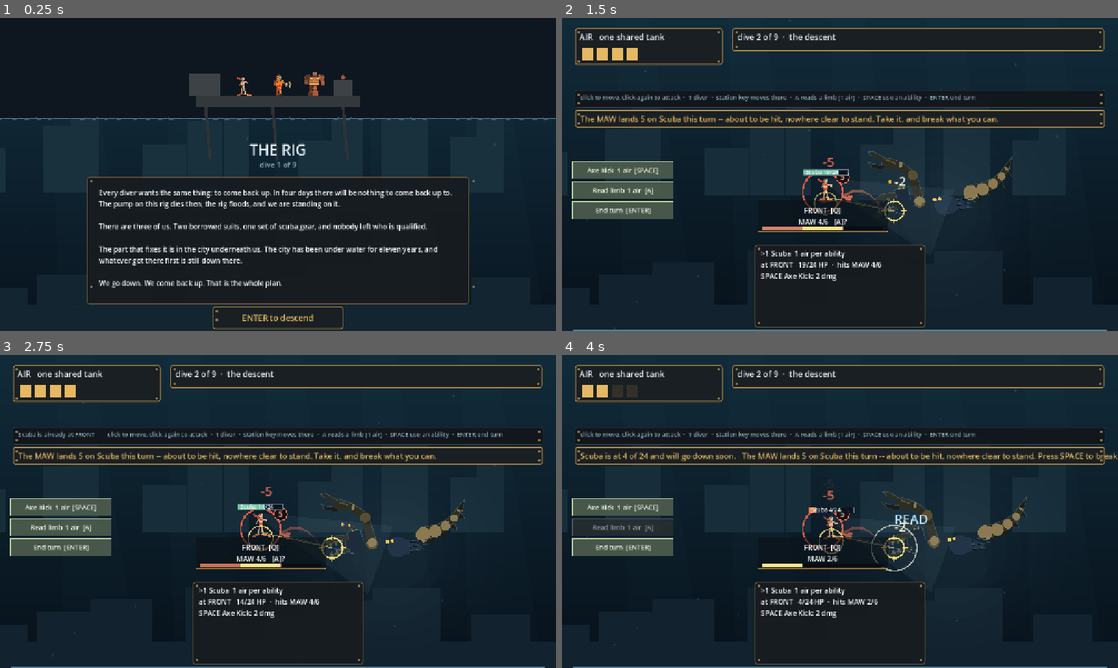
Above: before the commit, frames 1-4 (two rows, left to right).
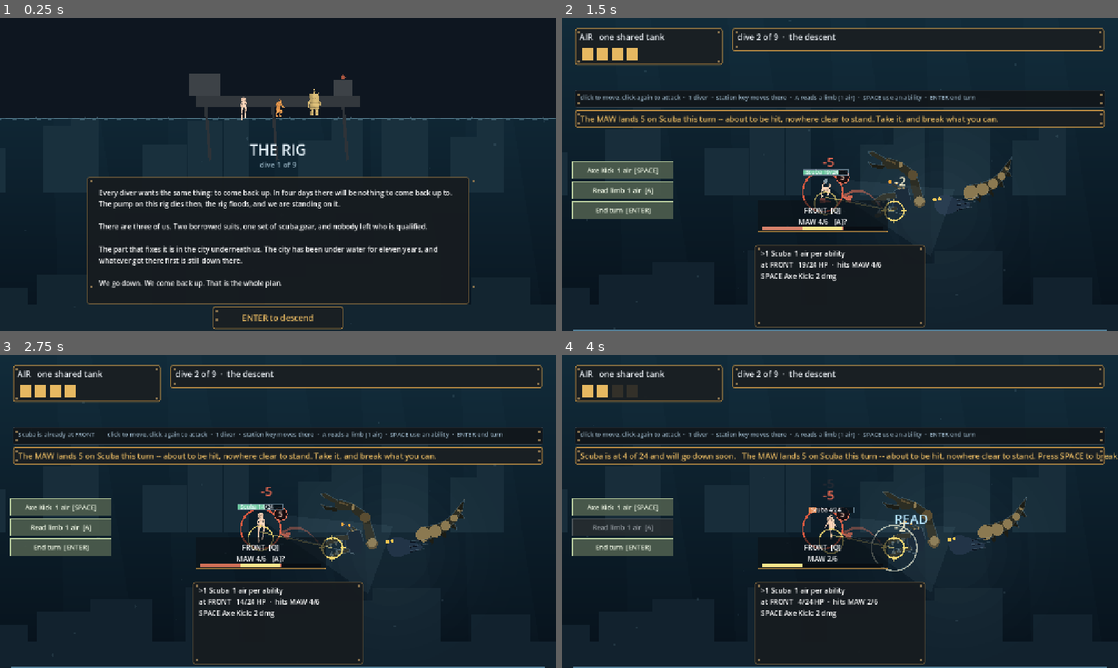
Above: after the commit, the same moments.

Repository: ImmortalDemonGod/salvage
Game: Godot game, scene res://game/main.tscn
Two runs of this game, one before a commit and one after it. Both use one fixed random seed, a clock stepped at 60 frames per second and the inputs below.
Inputs (mouse positions are in pixels of both pictures, inside the frame that each line leads up to):
- Up to frame 1 (0.25 s): no input
- Up to frame 2 (1.5 s): tap Enter at 0.5, 1.25 s; move the mouse to (962, 158) at 0.52 s; hold Right 0.53-1.25 s; tap 1 at 0.6 s; click (962, 158) at 0.67 s; tap Space at 0.77 s; drag from (728, 190) to (812, 237) at 1.27 s
- Up to frame 3 (2.75 s): tap Enter at 2 s; move the mouse to (333, 442) at 2.02 s; hold Right from 2.03 s (still down); tap 3 at 2.1 s
- Up to frame 4 (4 s): release Right at 2.75 s; tap Enter at 2.75, 3.5 s; drag from (812, 574) to (673, 464) at 2.77 s; move the mouse to (1006, 558) at 3.52 s; hold A from 3.53 s (still down); tap Q at 3.6 s; tap Space at 3.77 s

The runs differ from the first frame. In frame 1, 0.5% of the frame differs, in the area x 42-59%, y 17-33%; in frame 2, less than 0.1%; in frame 3, 0.1%; in frame 4, 0.1%.

Commit message:
the divers are Glass_Goat's characters now
The baked rig frames draw in place of the code-drawn stand-ins: idle
loops, the attack clip on the swing named in the log, the damaged clip
when a diver is hit, and a downed diver stays on the board as a body
held on the damaged clip's last frame, at less alpha. Tinted toward the
INPUTS colorway; the sprite is the cost tier, which was the point of
the Oz mapping. Deck scene uses the same frames.

Found on the way: exclude_filter had art/* in it from when art/ held
only the 30MB FBX, so every export ever shipped had NO art directory
and the frames loaded in the editor while the web build silently drew
nothing. The filter now excludes only art/rigs. The pck carries its
first real art: 1.7MB from 137KB.

Diff:
--- a/game/main.gd
+++ b/game/main.gd
@@ -71,6 +71,30 @@
 const HUD_BOTTOM := 212.0   # the lowest a diver SPRITE may reach
 const PANEL_FLOOR := 262.0  # the prompt band ends at 252; readouts clamp below it
 const DIVER_SCALE := 66.0
+# The team's rig, baked to frames (art/baked, see REPORT.md there): the
+# divers are Glass_Goat's actual characters now, not code-drawn stand-ins.
+# Clay renders tinted toward the INPUTS colorway; the sprite IS the cost
+# tier (bare skin 1, suit 2, plate 3), which was the whole point of the
+# mapping. Frames are 352x512 with the floor anchor at y=434.
+const RIG_CLIPS := {
+	0: {"idle": "scuba_idle1", "hurt": "scuba_damaged1"},
+	1: {"idle": "prototype1_idle1", "hurt": "prototype1_damaged"},
+	2: {"idle": "proto5_idle", "hurt": "proto5_damaged"},
+}
+const RIG_BY_ABILITY := {
+	"Axe Kick": "scuba_axe_kick", "Double Knee": "scuba_double_knee",
+	"Palm Strike": "prototype1_palm_strike", "Dual Palm": "prototype1_dualpalm",
+	"Attck1": "proto5_attck1", "Attck2": "proto5_attck2",
+}
+const RIG_TINT := {
+	0: Color(1.00, 0.85, 0.74),
+	1: Color(1.00, 0.66, 0.34),
+	2: Color(0.88, 0.76, 0.48),
+}
+const RIG_FPS := 10.0
+const RIG_SCALE := 0.22
+var _rig_cache: Dictionary = {}
+var _danim: Dictionary = {}   # diver id -> {"clip": String, "t0": float}
 const DIVER_SEAT := 20.0          # how far below the ring centre the feet sit
 const CARD_TOP := 522.0
 # The action bar: the third playtest's ruling made buttons a hard
@@ -462,12 +486,69 @@
 const HURT := Color(0.95, 0.42, 0.32)
 const DEALT := Color(0.96, 0.93, 0.80)
 
+func _rig_frames(clip: String) -> Array:
+	if _rig_cache.has(clip):
+		return _rig_cache[clip]
+	var out: Array = []
+	for i in range(24):
+		var path := "res://art/baked/%s/frame_%02d.png" % [clip, i]
+		if not ResourceLoader.exists(path):
+			break
+		out.append(load(path))
+	_rig_cache[clip] = out
+	return out
+
+func _rig_play(id: int, clip: String) -> void:
+	if clip != "" and not _rig_frames(clip).is_empty():
+		_danim[id] = {"clip": clip, "t0": _clock}
+
+func _rig_react(ev: int, line: String, who: int) -> void:
+	if who < 0:
+		return
+	match ev:
+		SfxEvents.Kind.HIT:
+			for ab in RIG_BY_ABILITY.keys():
+				if line.find(String(ab)) >= 0:
+					_rig_play(who, String(RIG_BY_ABILITY[ab]))
+					return
+		SfxEvents.Kind.TAKE, SfxEvents.Kind.DOWN:
+			if RIG_CLIPS.has(who):
+				_rig_play(who, String(RIG_CLIPS[who].hurt))
+
+# the current frame for a diver: a one-shot clip while it lasts, idle after
+func _rig_frame(id: int, down: bool) -> Texture2D:
+	var base: Dictionary = RIG_CLIPS.get(id, RIG_CLIPS[0])
+	if down:
+		var hurt: Array = _rig_frames(String(base.hurt))
+		return hurt[hurt.size() - 1] if not hurt.is_empty() else null
+	if _danim.has(id):
+		var st: Dictionary = _danim[id]
+		var frames: Array = _rig_frames(String(st.clip))
+		var f: int = int((_clock - float(st.t0)) * RIG_FPS)
+		if f < frames.size():
+			return frames[f]
+		_danim.erase(id)
+	var idle: Array = _rig_frames(String(base.idle))
+	if idle.is_empty():
+		return null
+	return idle[int(_clock * 6.0 + float(id) * 2.0) % idle.size()]
+
+func _draw_baked(id: int, foot: Vector2, s: float, alpha: float = 1.0) -> void:
+	var tex: Texture2D = _rig_frame(id, alpha < 1.0)
+	if tex == null:
+		return
+	var tint: Color = RIG_TINT.get(id, Color.WHITE)
+	tint.a = alpha
+	draw_texture_rect(tex, Rect2(foot - Vector2(352.0 * s * 0.5, 434.0 * s),
+		Vector2(352.0 * s, 512.0 * s)), false, tint)
+
 func _motion(lines: Array, from: int) -> void:
 	for i in range(from, lines.size()):
 		var line := String(lines[i])
 		var ev: int = SfxEvents.classify(line)
 		var who := _diver_named(line)
 		var lb := _limb_named(line)
+		_rig_react(ev, line, who)
 		var n := _amount(line)
 		match ev:
 			SfxEvents.Kind.HIT:
@@ -1379,7 +1460,7 @@
 		draw_line(Vector2(lx, surf - 28), Vector2(lx + 10.0, surf + 96.0), Color(0.18, 0.20, 0.22), 7.0)
 	# the squad on the deck, the cast the copy is talking about
 	for i in range(3):
-		Art.draw_diver(self, i + 1, Vector2(dx + 110.0 + float(i) * 82.0, surf - 54.0) + fx.idle(i), 54.0, 1)
+		_draw_baked(i, Vector2(dx + 110.0 + float(i) * 82.0, surf - 8.0) + fx.idle(i), 0.17)
 	var b: Dictionary = run.current()
 	var title := String(b.get("title", "")).to_upper()
 	draw_string(f, Vector2(w.x * 0.5 - 300.0, surf + 84.0), title,
@@ -1864,9 +1945,14 @@
 			Color(0.72, 0.90, 0.98, 0.055))
 		draw_circle(head, 5.0, Color(0.88, 0.96, 1.0, 0.55))
 	for d in combat.divers:
+		var foot: Vector2 = diver_foot(d) + fx.diver_offset(int(d.id)) + fx.idle(int(d.id))
 		if d.down:
+			# a downed diver stays on the board, held on the last frame of
+			# the damaged clip: "one of my characters is dead" should be
+			# visible as a body, not as an absence
+			_draw_baked(int(d.id), foot, RIG_SCALE, 0.45)
 			continue
-		Art.draw_diver(self, d.cost, diver_foot(d) + fx.diver_offset(int(d.id)) + fx.idle(int(d.id)), DIVER_SCALE, 1)
+		_draw_baked(int(d.id), foot, RIG_SCALE)
 	_draw_affordances()
 	_draw_traits()
 	_draw_actionbar()
Not shown, changed: export_presets.cfg
Not shown, added: site/index.apple-touch-icon.png.import
Not shown, added: site/index.icon.png.import
Not shown, added: site/index.png.import
